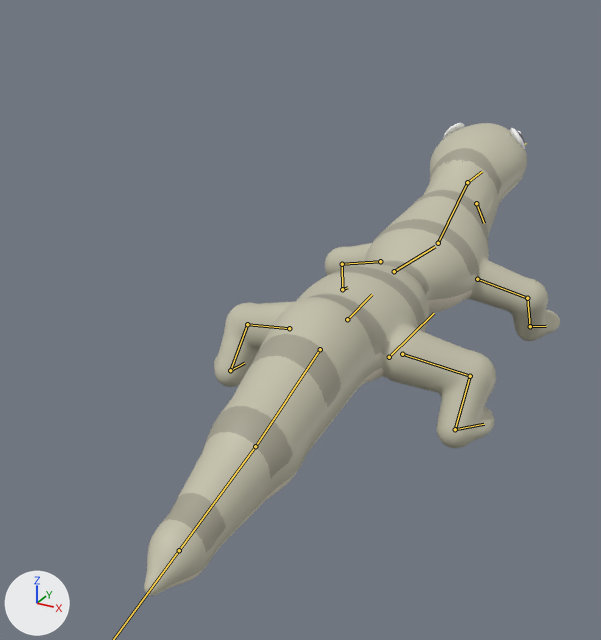
Before and after pictures for a commit that changed the glTF model game/art/models/komodo_dragon.glb.
Camera for both pictures: a 50 mm lens placed at (0.78, -1.92, 1.01), pointed at (-0.19, -0.16, 0.13). The axes (+X, +Y, +Z) are drawn at lower left. The lights are the same throughout. The first picture is the older version. Both versions are drawn at frame 4 of the action 'attack'; the numbers are the values there. The bones that change, and the others that lie on the model, are drawn over the model as lines.

Names of what the first picture shows: 'komodo_dragon_toon', 'komodo_dragon_toon_face'.
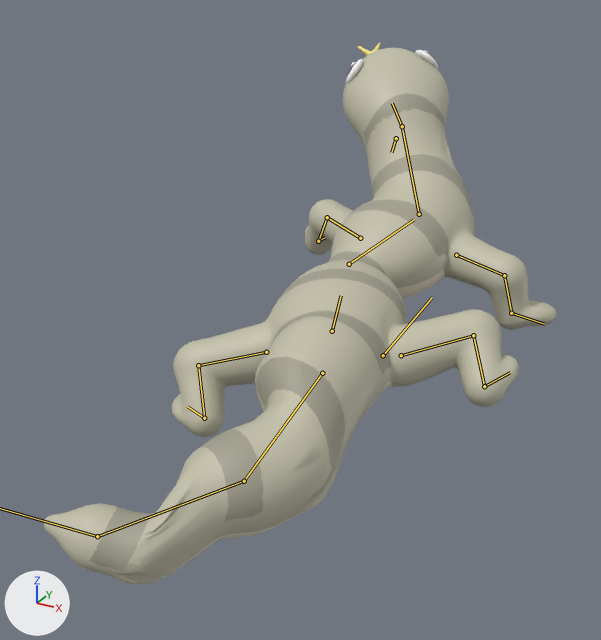
Diff of the bpy script that builds the scene:
```diff
--- a/game/art/models/komodo_dragon.glb.py
+++ b/game/art/models/komodo_dragon.glb.py
@@ bone_root @@
 bone_root = bpy.data.objects['komodo_dragon_rig'].pose.bones['root']
-bone_root.location = (0.0, -0.001, 0.0)
-bone_root.rotation_quaternion = (1.0, 0.0, 0.0, 0.0)  # degrees (0, 0, 0)
-bone_root.scale = (1.0, 1.0, 1.0)
+bone_root.location = (0.0, -0.044, 0.022)
+bone_root.rotation_quaternion = (0.999, 0.053, 0.0, 0.0)  # degrees (6, 0, 0)
+bone_root.scale = (1.05, 1.05, 1.05)
@@ bone_hips @@
 bone_hips = bpy.data.objects['komodo_dragon_rig'].pose.bones['hips']  # child of 'root'
-bone_hips.rotation_quaternion = (1.0, 0.0, 0.0, 0.0)  # degrees (0, 0, 0)
+bone_hips.rotation_quaternion = (0.988, 0.0, 0.0, 0.157)  # degrees (0, 0, 18)
@@ bone_chest @@
 bone_chest = bpy.data.objects['komodo_dragon_rig'].pose.bones['chest']  # child of 'hips'
-bone_chest.rotation_quaternion = (1.0, 0.001, 0.0, 0.0)  # degrees (0, 0, 0)
+bone_chest.rotation_quaternion = (0.971, 0.041, -0.01, -0.234)  # degrees (5, 0, -27)
@@ bone_neck @@
 bone_neck = bpy.data.objects['komodo_dragon_rig'].pose.bones['neck']  # child of 'chest'
-bone_neck.rotation_quaternion = (1.0, 0.005, 0.0, 0.0)  # degrees (1, 0, 0)
+bone_neck.rotation_quaternion = (0.954, 0.152, 0.041, 0.257)  # degrees (18, 0, 30)
@@ bone_head @@
 bone_head = bpy.data.objects['komodo_dragon_rig'].pose.bones['head']  # child of 'neck'
-bone_head.rotation_quaternion = (0.993, 0.12, 0.0, 0.0)  # degrees (14, 0, 0)
+bone_head.rotation_quaternion = (0.979, 0.086, 0.143, 0.116)  # degrees (12, 15, 15)
@@ bone_fl_upper_l @@
 bone_fl_upper_l = bpy.data.objects['komodo_dragon_rig'].pose.bones['fl_upper.L']  # child of 'chest'
-bone_fl_upper_l.rotation_quaternion = (1.0, -0.005, 0.0, 0.0)  # degrees (-1, 0, 0)
+bone_fl_upper_l.rotation_quaternion = (0.975, 0.155, 0.025, 0.155)  # degrees (18, 0, 18)
@@ bone_fl_lower_l @@
 bone_fl_lower_l = bpy.data.objects['komodo_dragon_rig'].pose.bones['fl_lower.L']  # child of 'fl_upper.L'
-bone_fl_lower_l.rotation_quaternion = (1.0, 0.002, 0.0, 0.0)  # degrees (0, 0, 0)
+bone_fl_lower_l.rotation_quaternion = (0.988, -0.157, 0.0, 0.0)  # degrees (-18, 0, 0)
@@ bone_fl_upper_r @@
 bone_fl_upper_r = bpy.data.objects['komodo_dragon_rig'].pose.bones['fl_upper.R']  # child of 'chest'
-bone_fl_upper_r.rotation_quaternion = (1.0, -0.005, 0.0, 0.0)  # degrees (-1, 0, 0)
+bone_fl_upper_r.rotation_quaternion = (0.982, -0.104, 0.017, -0.156)  # degrees (-12, 0, -18)
@@ bone_fl_lower_r @@
 bone_fl_lower_r = bpy.data.objects['komodo_dragon_rig'].pose.bones['fl_lower.R']  # child of 'fl_upper.R'
-bone_fl_lower_r.rotation_quaternion = (1.0, 0.002, 0.0, 0.0)  # degrees (0, 0, 0)
+bone_fl_lower_r.rotation_quaternion = (0.988, -0.157, 0.0, 0.0)  # degrees (-18, 0, 0)
@@ bone_tail1 @@
 bone_tail1 = bpy.data.objects['komodo_dragon_rig'].pose.bones['tail1']  # child of 'hips'
-bone_tail1.rotation_quaternion = (1.0, 0.0, 0.0, 0.0)  # degrees (0, 0, 0)
+bone_tail1.rotation_quaternion = (0.982, -0.04, -0.008, 0.184)  # degrees (-5, 0, 21)
@@ bone_tail2 @@
 bone_tail2 = bpy.data.objects['komodo_dragon_rig'].pose.bones['tail2']  # child of 'tail1'
-bone_tail2.rotation_quaternion = (1.0, 0.0, 0.0, 0.0)  # degrees (0, 0, 0)
+bone_tail2.rotation_quaternion = (0.962, -0.048, -0.013, 0.267)  # degrees (-6, 0, 31)
@@ bone_tail3 @@
 bone_tail3 = bpy.data.objects['komodo_dragon_rig'].pose.bones['tail3']  # child of 'tail2'
-bone_tail3.rotation_quaternion = (1.0, 0.0, 0.0, 0.0)  # degrees (0, 0, 0)
+bone_tail3.rotation_quaternion = (0.935, -0.056, -0.021, 0.351)  # degrees (-7, 0, 41)
@@ bone_hl_upper_l @@
 bone_hl_upper_l = bpy.data.objects['komodo_dragon_rig'].pose.bones['hl_upper.L']  # child of 'hips'
-bone_hl_upper_l.rotation_quaternion = (1.0, 0.004, 0.0, 0.0)  # degrees (0, 0, 0)
+bone_hl_upper_l.rotation_quaternion = (0.982, -0.104, -0.017, 0.156)  # degrees (-12, 0, 18)
@@ bone_hl_lower_l @@
 bone_hl_lower_l = bpy.data.objects['komodo_dragon_rig'].pose.bones['hl_lower.L']  # child of 'hl_upper.L'
-bone_hl_lower_l.rotation_quaternion = (1.0, -0.002, 0.0, 0.0)  # degrees (0, 0, 0)
+bone_hl_lower_l.rotation_quaternion = (0.994, -0.105, 0.0, 0.0)  # degrees (-12, 0, 0)
@@ bone_hl_foot_l @@
 bone_hl_foot_l = bpy.data.objects['komodo_dragon_rig'].pose.bones['hl_foot.L']  # child of 'hl_lower.L'
-bone_hl_foot_l.rotation_quaternion = (1.0, 0.0, 0.0, 0.0)  # degrees (0, 0, 0)
+bone_hl_foot_l.rotation_quaternion = (0.994, 0.105, 0.0, 0.0)  # degrees (12, 0, 0)
@@ bone_hl_upper_r @@
 bone_hl_upper_r = bpy.data.objects['komodo_dragon_rig'].pose.bones['hl_upper.R']  # child of 'hips'
-bone_hl_upper_r.rotation_quaternion = (1.0, 0.004, 0.0, 0.0)  # degrees (0, 0, 0)
+bone_hl_upper_r.rotation_quaternion = (0.975, 0.155, -0.025, -0.155)  # degrees (18, 0, -18)
@@ bone_hl_lower_r @@
 bone_hl_lower_r = bpy.data.objects['komodo_dragon_rig'].pose.bones['hl_lower.R']  # child of 'hl_upper.R'
-bone_hl_lower_r.rotation_quaternion = (1.0, -0.002, 0.0, 0.0)  # degrees (0, 0, 0)
+bone_hl_lower_r.rotation_quaternion = (0.978, -0.209, 0.0, 0.0)  # degrees (-24, 0, 0)
@@ bone_hl_foot_r @@
 bone_hl_foot_r = bpy.data.objects['komodo_dragon_rig'].pose.bones['hl_foot.R']  # child of 'hl_lower.R'
-bone_hl_foot_r.rotation_quaternion = (1.0, 0.0, 0.0, 0.0)  # degrees (0, 0, 0)
+bone_hl_foot_r.rotation_quaternion = (0.994, 0.105, 0.0, 0.0)  # degrees (12, 0, 0)
```

Location of each change, (x1, y1, x2, y2) in pixels of the pictures (601 x 640 px):
'komodo_dragon_toon', posed (23% wider, 15% taller): before (144, 123, 560, 596); after (44, 42, 557, 584)
'komodo_dragon_toon_face', posed (12% wider, 30% taller): before (443, 123, 525, 149); after (346, 50, 438, 84)
bone 'root', root to tip: before (389, 357) to (434, 313); after (383, 355) to (432, 297)
bone 'hips', root to tip: before (347, 319) to (372, 294); after (332, 331) to (341, 295)
bone 'chest', root to tip: before (394, 271) to (435, 246); after (349, 264) to (414, 219)
bone 'neck', root to tip: before (438, 243) to (467, 182); after (419, 214) to (402, 126)
bone 'head', root to tip: before (467, 182) to (482, 171); after (402, 126) to (392, 103)
bone 'fl_upper.L', root to tip: before (380, 261) to (342, 264); after (360, 238) to (327, 217)
bone 'fl_lower.L', root to tip: before (342, 264) to (342, 289); after (327, 217) to (318, 241)
bone 'fl_upper.R', root to tip: before (477, 279) to (527, 298); after (456, 255) to (504, 275)
bone 'fl_lower.R', root to tip: before (527, 298) to (530, 326); after (504, 275) to (511, 313)
bone 'tail1', root to tip: before (320, 349) to (255, 446); after (322, 373) to (244, 481)
bone 'tail2', root to tip: before (255, 446) to (179, 550); after (244, 481) to (97, 536)
bone 'hl_upper.L', root to tip: before (289, 328) to (247, 324); after (266, 352) to (198, 365)
bone 'hl_lower.L', root to tip: before (247, 324) to (230, 370); after (198, 365) to (204, 418)
bone 'hl_foot.L', root to tip: before (230, 370) to (244, 363); after (204, 418) to (187, 406)
bone 'hl_upper.R', root to tip: before (402, 354) to (470, 376); after (401, 355) to (473, 335)
bone 'hl_lower.R', root to tip: before (470, 376) to (455, 429); after (473, 335) to (484, 386)
bone 'hl_foot.R', root to tip: before (455, 429) to (484, 424); after (484, 386) to (510, 372)
